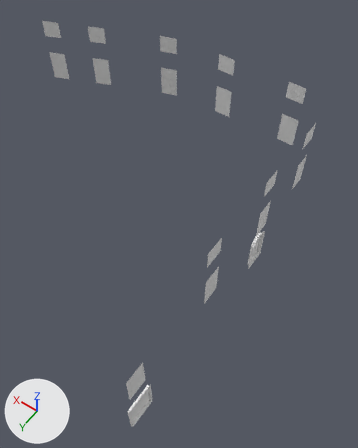
What one commit did to the Blender file Maps/Sardinia/Blender/Sardinia_Master.blend.
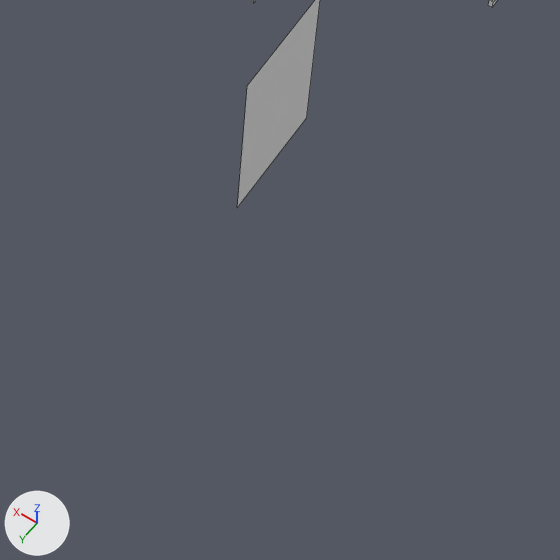
Old and new are each drawn whole from a 50 mm camera at (-20.25, 100.41, 24.1) aimed at (-6.58, 81.27, -5.96) and again close up on the part from 45% to 73% of the width and 60% to 82% of the height. Every picture has the same lights, and +X, +Y and +Z are marked at lower left. The close-ups show mesh edges as thin lines. The same objects are shown in both versions, whatever each file hides.

Names of what the first close-up shows: 'Building8b.001'.
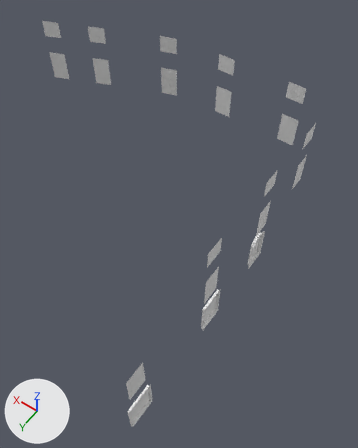
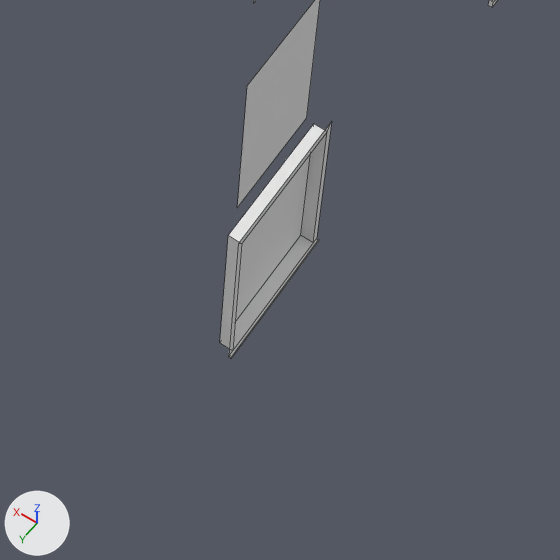
Changed parts and their boxes (x1, y1, x2, y2) in the close-ups (560 x 560 px):
'Building8b.001', reshaped
    before: (237, 0, 497, 208)
    after: (220, 0, 497, 358)
part 1 of me_building8b_001, added
    after: (220, 122, 332, 358)

Diff of the bpy script that builds the scene:
```diff
--- a/Maps/Sardinia/Blender/Sardinia_Master.blend.py
+++ b/Maps/Sardinia/Blender/Sardinia_Master.blend.py
@@ me_building8b_001 @@
 # used by ob_building8b_001; location = (0.0, 0.0, 0.0); rotation_euler = (1.571, 0.0, 0.0), in degrees (90, 0, 0)
-me_building8b_001.from_pydata(...)  # 164 vertices, 81 faces; spans x -12.5..12.5, y -8.7..1.3, z -94.6..-70.1
+me_building8b_001.from_pydata(...)  # 182 vertices, 94 faces; spans x -12.5..12.5, y -8.7..1.3, z -94.6..-70.1
+# me_building8b_001 part 1: a new loose piece of 18 vertices spanning x -12.5..-12.2, y -8.3..-5.4, z -86.6..-84.6
```
